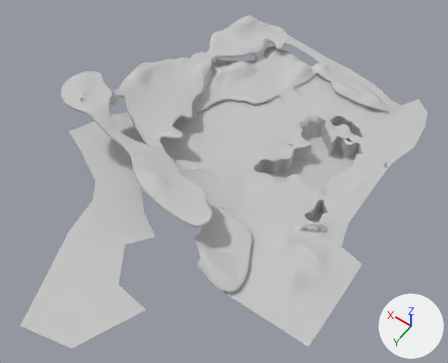
The FBX model Assets/Res/Bundle/Downtown/snowfield_ground/bud_xuedi_dimian_01.fbx, before and after one commit.
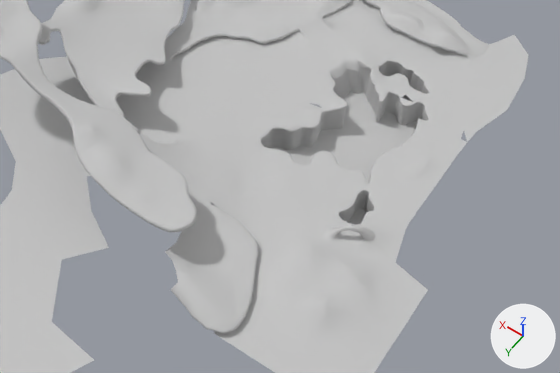
Old and new are each drawn whole from a camera (50 mm lens) standing at (-166.0, 541.0, 1267.0) and looking at (388.0, -234.0, 49.0) and again close up on the part from 19% to 100% of the width and 21% to 88% of the height. Arrows for +X, +Y and +Z are at lower right; the lights stay in place. Where no turn or scale is listed for an object, it has been applied to the vertices. Vertices at the same position are counted once.

The first close-up shows 'bud_xuedi_dimian_01_1', 'bud_xuedi_dimian_01_2', 'bud_xuedi_dimian_01_3', 'bud_xuedi_dimian_01_4', 'bud_xuedi_dimian_01_5'.
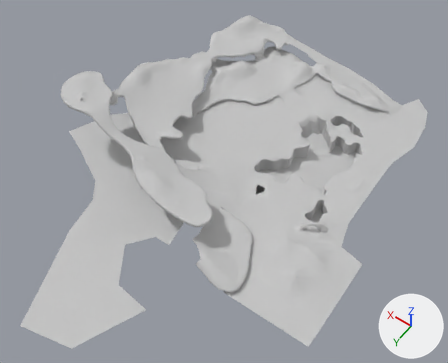
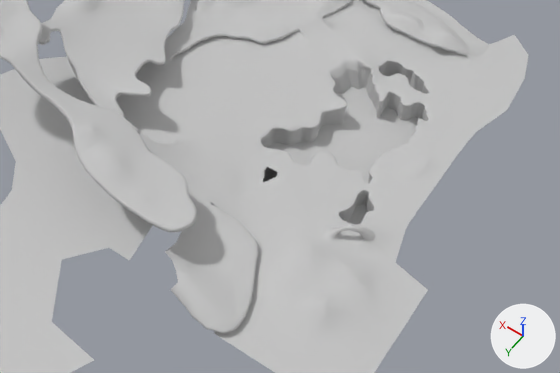
Pixel boxes (x1, y1, x2, y2) of what changed, in the close-ups (560 x 373 px; the box of a moved part takes in the faces that stretch with it):
part 1 of me_mesh_001, moved or reshaped
    before: (272, 69, 425, 224)
    after: (272, 69, 426, 224)
part 2 of me_mesh, cut back
    after: (109, 213, 153, 260)

The change in detail:
me_mesh_001 is used by ob_bud_xuedi_dimian_01_2; location (0.0, 0.0, 0.0).
me_mesh_001 had 603 vertices, 542 faces and spanned x 139.0..367.0, y -631.0..-276.0, z -33.0..22.0.
me_mesh_001 now has 665 vertices, 889 faces and spans x 139.0..367.0, y -631.0..-276.0, z -21.0..22.0.
me_mesh_001 part 1: 45 vertices moved from x 146.0..367.0, y -628.0..-303.0, z -33.0..21.0 to x 146.0..367.0, y -628.0..-303.0, z -21.0..19.0; 263 vertices removed from x 140.0..367.0, y -631.0..-276.0, z -33.0..20.0; 325 vertices added at x 140.0..367.0, y -631.0..-276.0, z -21.0..21.0.
me_mesh is used by ob_bud_xuedi_dimian_01_1; location (0.0, 0.0, 0.0).
me_mesh had 4184 vertices, 5302 faces and spanned x 0.0..858.0, y -818.0..321.0, z 2.0..76.0.
me_mesh now has 4266 vertices, 5271 faces and spans x 0.0..858.0, y -818.0..321.0, z 2.0..76.0.
me_mesh part 2: 38 vertices moved from x 502.0..551.0, y -205.0..-175.0, z 53.0..71.0 to x 502.0..548.0, y -203.0..-180.0, z 53.0..69.0; 66 vertices removed from x 478.0..520.0, y -180.0..-161.0, z 23.0..44.0; 4 vertices added at x 404.0..446.0, y -264.0..-30.0, z 2.0..21.0.
